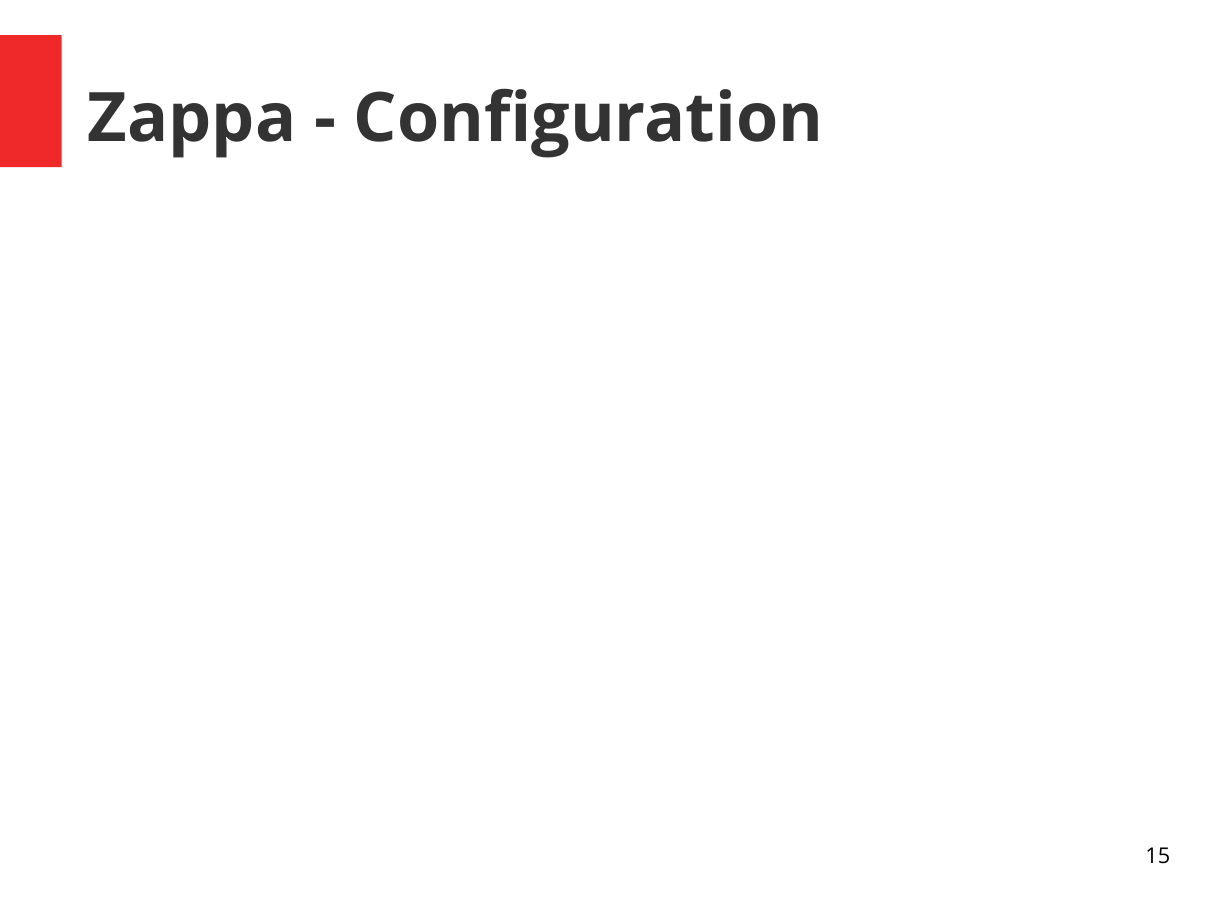
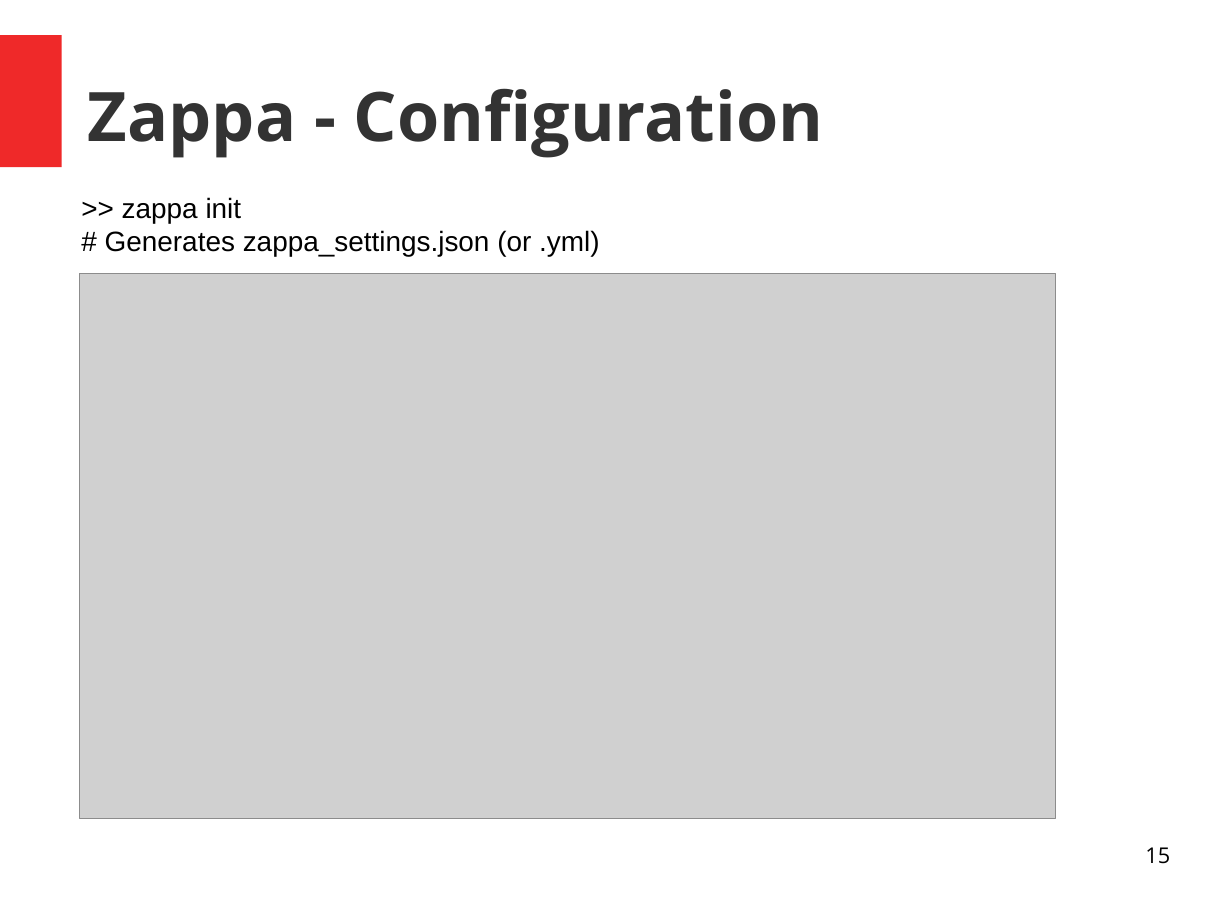
Before and after one commit to MattSegal/zappa-talk, a slide deck: slide 15 of presentation.odp. Drawn at 1232x924 pixels with LibreOffice and Linux fonts; fonts in the diff are those of the drawing; grey boxes stand for pictures. Boxes give left, top, right and bottom in pixels: in the first picture for what was removed or moved away, otherwise in the second. Text is boxed around its words. In the diff, an @@ line names an element or a change of style, - is before the commit and + after.

```diff
--- a/presentation.odp
+++ b/presentation.odp
@@ text added at (105, 197, 599, 256), 18 pt, text #000000 @@
+>> zappa init
+# Generates zappa_settings.json (or .yml)
@@ picture added at (79, 274, 1056, 819) @@
```
Also in this commit, not shown: 9 other slides changed, 5 slides added, 5 slides removed, 1 other file.
